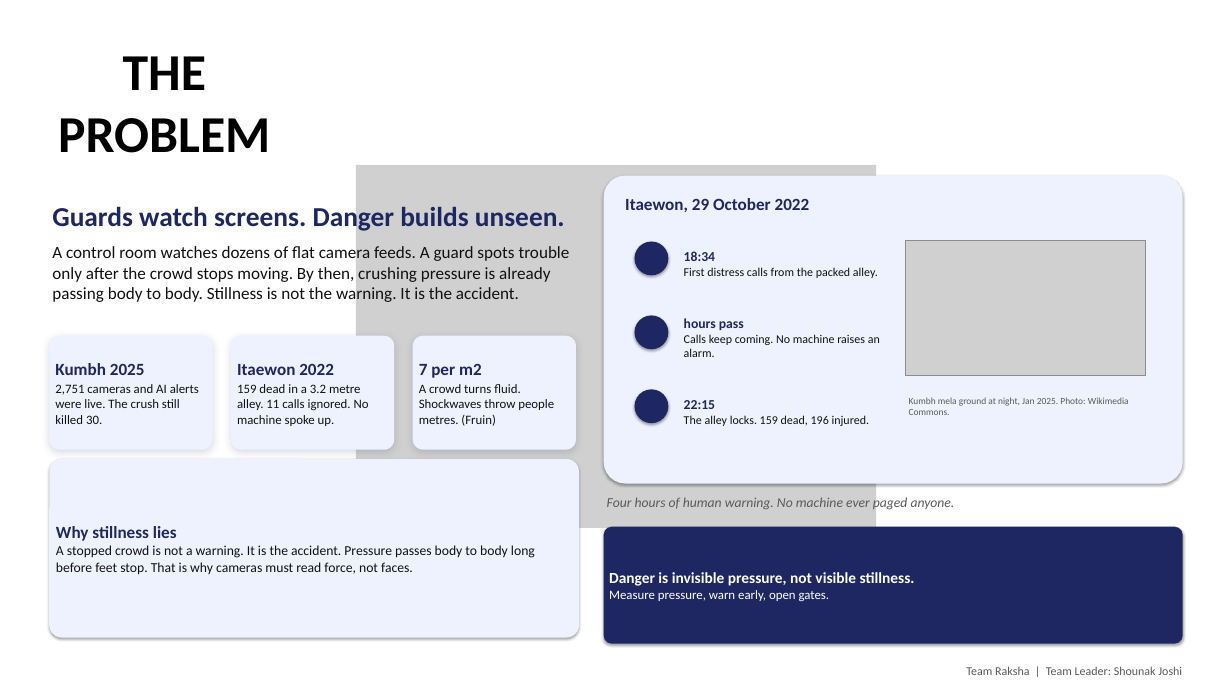
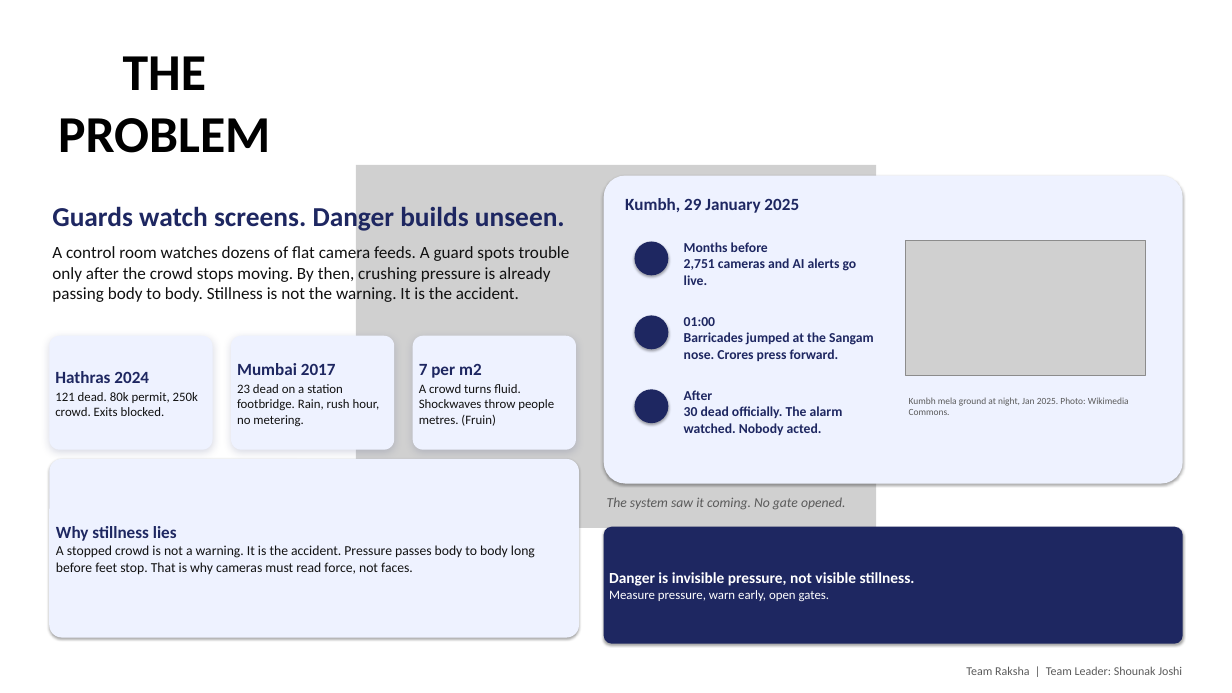
Before and after one commit to shounakjoshi88-a11y/raksha-crowd-safety-hackathon, a slide deck: slide 2 of deck/Raksha_Hackathon2026_Simplified.pptx. Drawn at 1232x693 pixels with LibreOffice and Linux fonts; fonts in the diff are those of the drawing; grey boxes stand for pictures. Boxes give left, top, right and bottom in pixels: in the first picture for what was removed or moved away, otherwise in the second. Text is boxed around its words. In the diff, an @@ line names an element or a change of style, - is before the commit and + after.

Commit message:
feat: slide 2 goes all-Indian - Kumbh timeline, Hathras and Mumbai fact cards

```diff
--- a/deck/Raksha_Hackathon2026_Simplified.pptx
+++ b/deck/Raksha_Hackathon2026_Simplified.pptx
@@ text at [625, 198, 799, 213]: text changed @@
-Itaewon, 29 October 2022
+Kumbh, 29 January 2025
@@ text at [684, 242, 857, 285]: text changed @@
-18:34
-First distress calls from the packed alley.
+Months before
+2,751 cameras and AI alerts go live.
@@ text at [684, 317, 874, 361]: text changed @@
-hours pass
-Calls keep coming. No machine raises an alarm.
+01:00
+Barricades jumped at the Sangam nose. Crores press forward.
@@ text in rounded rectangle at [55, 371, 198, 416]: text changed @@
-Kumbh 2025
-2,751 cameras and AI alerts were live. The crush still killed 30.
+Hathras 2024
+121 dead. 80k permit, 250k crowd. Exits blocked.
@@ text in rounded rectangle at [237, 363, 380, 427]: text changed @@
-Itaewon 2022
-159 dead in a 3.2 metre alley. 11 calls ignored. No machine spoke up.
+Mumbai 2017
+23 dead on a station footbridge. Rain, rush hour, no metering.
@@ text at [684, 390, 843, 435]: text changed @@
-22:15
-The alley locks. 159 dead, 196 injured.
+After
+30 dead officially. The alarm watched. Nobody acted.
@@ text at [607, 497, 846, 509]: text changed @@
-Four hours of human warning. No machine ever paged anyone.
+The system saw it coming. No gate opened.
```
Also in this commit, not shown: 2 other files.
